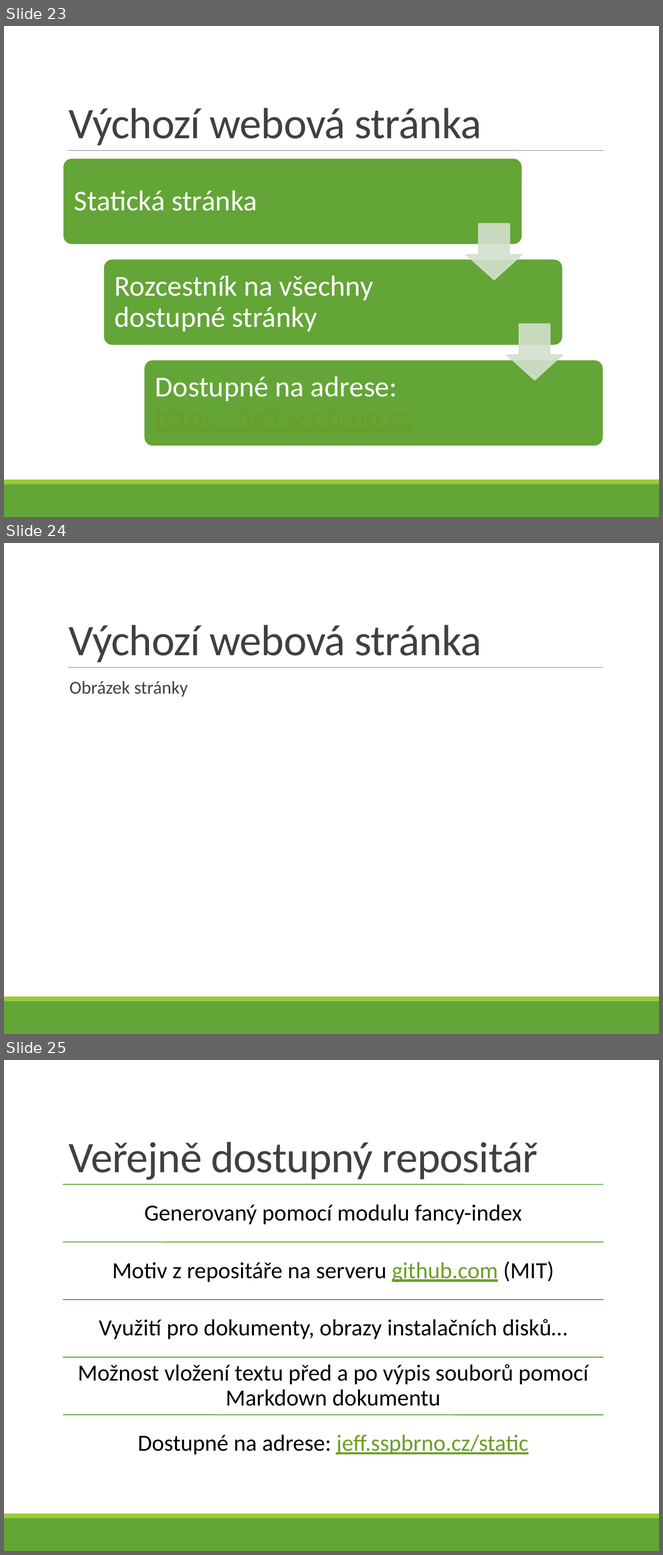
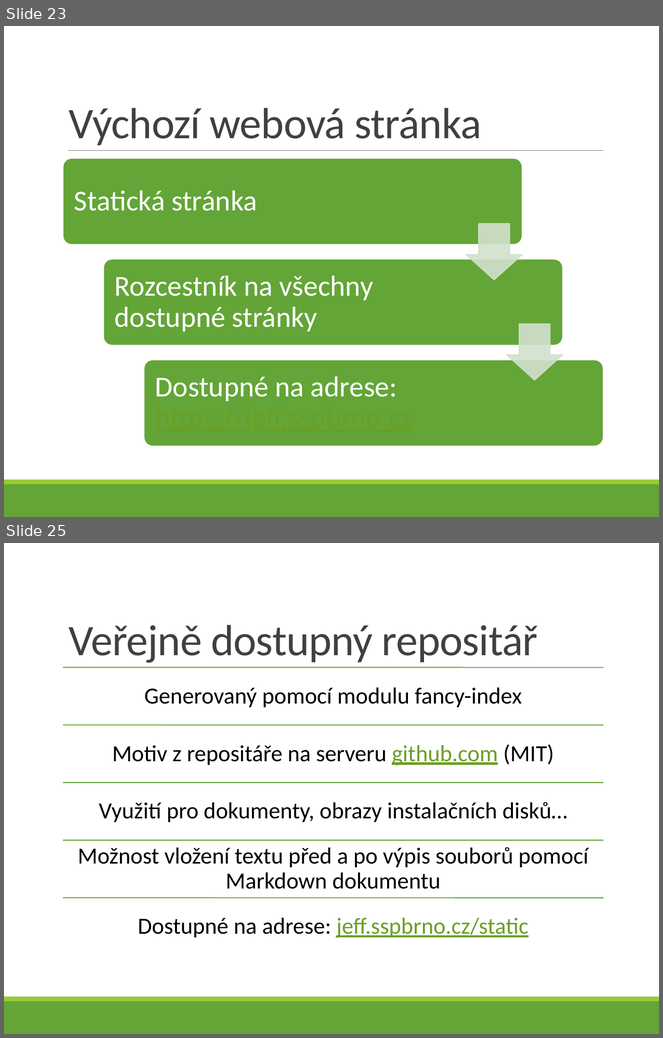
Before and after one commit to bastakka/graduation, a slide deck: Thesis/V4D Bašta Karel - 5 - VMware.pptx. Shown one above the other, each under a label of ours: slides 23, 24 and 25 before the commit, slides 23 and 25 after it; the slides between them are not shown. The pictures are 663x1555 and 663x1038 pixels, drawn with LibreOffice and Linux fonts; fonts in the diff are those of the drawing. Boxes give left, top, right and bottom in pixels: in the first picture for what was removed or moved away, otherwise in the second. Text is boxed around its words. In the diff, an @@ line names an element or a change of style, - is before the commit and + after.

```diff
--- a/Thesis/V4D Bašta Karel - 5 - VMware.pptx
+++ b/Thesis/V4D Bašta Karel - 5 - VMware.pptx
@@ slide 24 removed at (4,543,659,1034), background #FFFFFF; not listed: 3 template elements that a slide beside it also shows @@
@@ title removed at (69,625,481,663) @@
-Výchozí webová stránka
@@ text removed at (70,681,188,697) @@
-  Obrázek stránky
```
Also in this commit, not shown: 6 slides added, 4 other slides removed.
